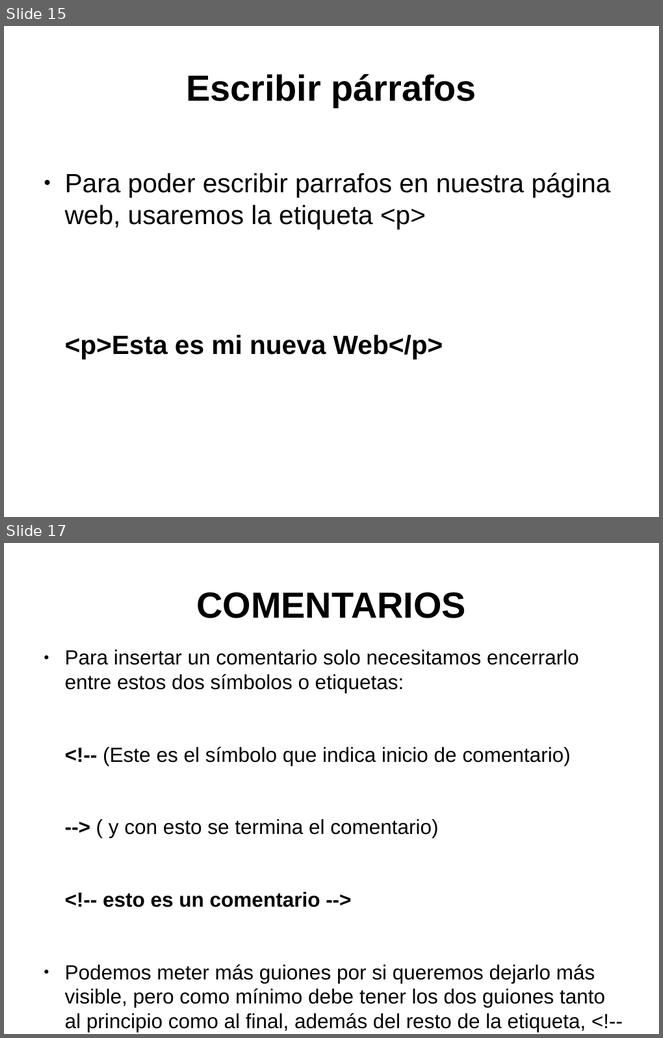
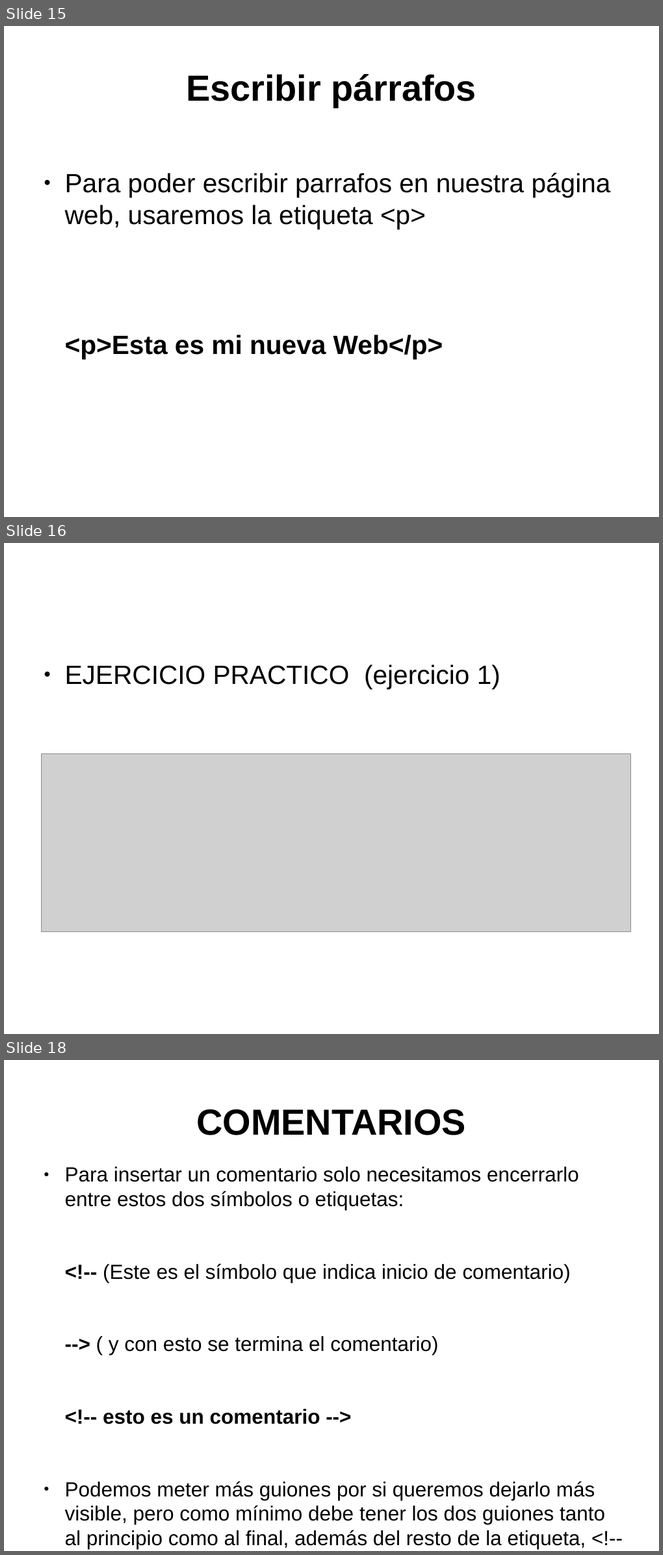
Before and after one commit to toblerone554/CampusInfantil2016, a slide deck: Veteranos/html/PresentaciónHTML.odp. Shown one above the other, each under a label of ours: slides 15 and 17 before the commit, slides 15, 16 and 18 after it; the slides between them are not shown. The pictures are 663x1038 and 663x1555 pixels, drawn with LibreOffice and Linux fonts; fonts in the diff are those of the drawing; grey boxes stand for pictures. Boxes give left, top, right and bottom in pixels: in the first picture for what was removed or moved away, otherwise in the second. Text is boxed around its words. In the diff, an @@ line names an element or a change of style, - is before the commit and + after.

Commit message:
Subidos ejercicios practicos HTML

```diff
--- a/Veteranos/html/PresentaciónHTML.odp
+++ b/Veteranos/html/PresentaciónHTML.odp
@@ slide 16 added at [4,543,659,1034], background #FFFFFF @@
@@ text added at [65,665,501,689], 32 pt, text #000000 @@
+● EJERCICIO PRACTICO (ejercicio 1)
@@ picture added at [41,754,631,932] @@
@@ what was slide 17 is now slide 18 @@
```
Also in this commit, not shown: 6 slides changed, 9 other slides added, 18 other files.
